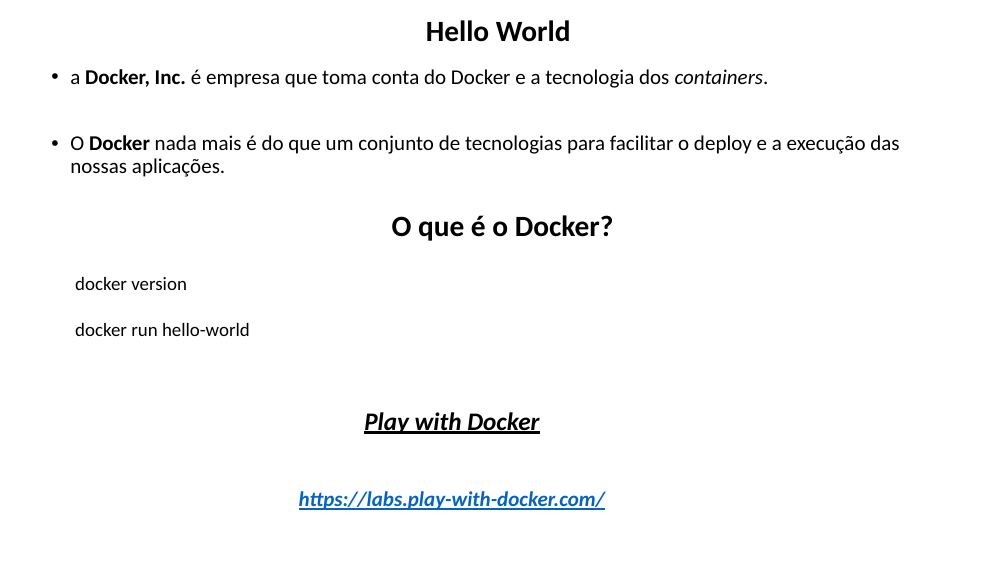
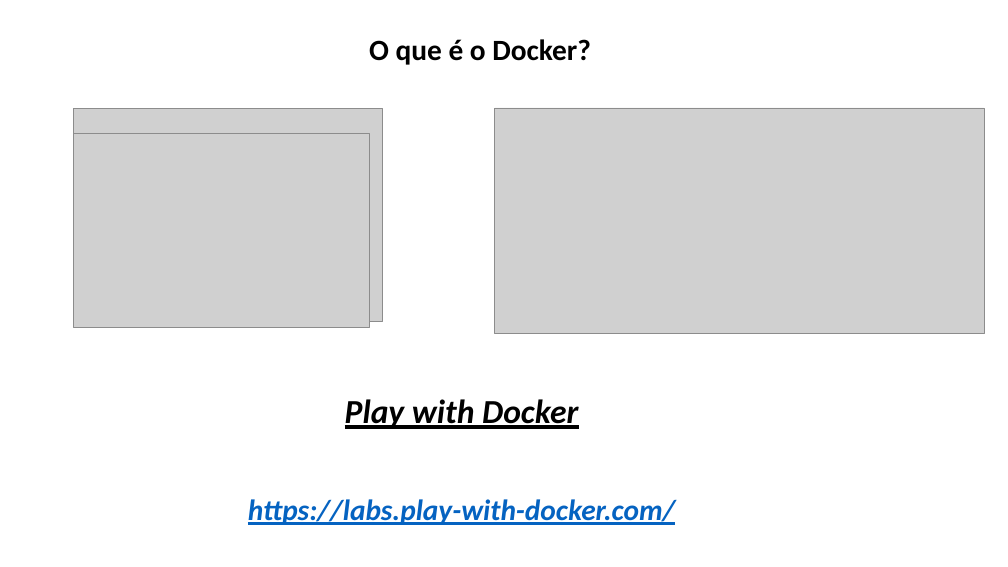
Before and after one commit to lacsousa/learning-docker, a slide deck: slide 8 of docs/docker-resumo.pptx. Drawn at 1008x567 pixels with LibreOffice and Linux fonts; fonts in the diff are those of the drawing; grey boxes stand for pictures. Boxes give left, top, right and bottom in pixels: in the first picture for what was removed or moved away, otherwise in the second. Text is boxed around its words. In the diff, an @@ line names an element or a change of style, - is before the commit and + after.

```diff
--- a/docs/docker-resumo.pptx
+++ b/docs/docker-resumo.pptx
@@ title "O que é o Docker?" moved from (x1=392, y1=215, x2=614, y2=241) to (x1=369, y1=39, x2=591, y2=65) @@
@@ text removed at (x1=426, y1=20, x2=571, y2=42) @@
-Hello World
@@ text removed at (x1=70, y1=69, x2=899, y2=177) @@
-• a Docker, Inc. é empresa que toma conta do Docker e a tecnologia dos containers.
-• O Docker nada mais é do que um conjunto de tecnologias para facilitar o deploy e a execução das nossas aplicações.
@@ picture added at (x1=73, y1=116, x2=370, y2=311) @@
@@ picture added at (x1=73, y1=108, x2=383, y2=322) @@
@@ picture added at (x1=495, y1=108, x2=985, y2=333) @@
@@ picture added at (x1=73, y1=133, x2=370, y2=327) @@
@@ text removed at (x1=75, y1=277, x2=250, y2=336) @@
-docker version
-docker run hello-world
@@ text "Play with Docker" moved from (x1=299, y1=412, x2=605, y2=510) to (x1=248, y1=399, x2=676, y2=525) @@
@@ text "Play with Docker" at (x1=248, y1=399, x2=676, y2=525): size 24 to 32 pt in "Play with Docker"; size 20 to 28 pt in "https://labs.play-with-docker.com/" @@
```
Also in this commit, not shown: 9 other slides changed, 3 slides added, 3 slides removed.
